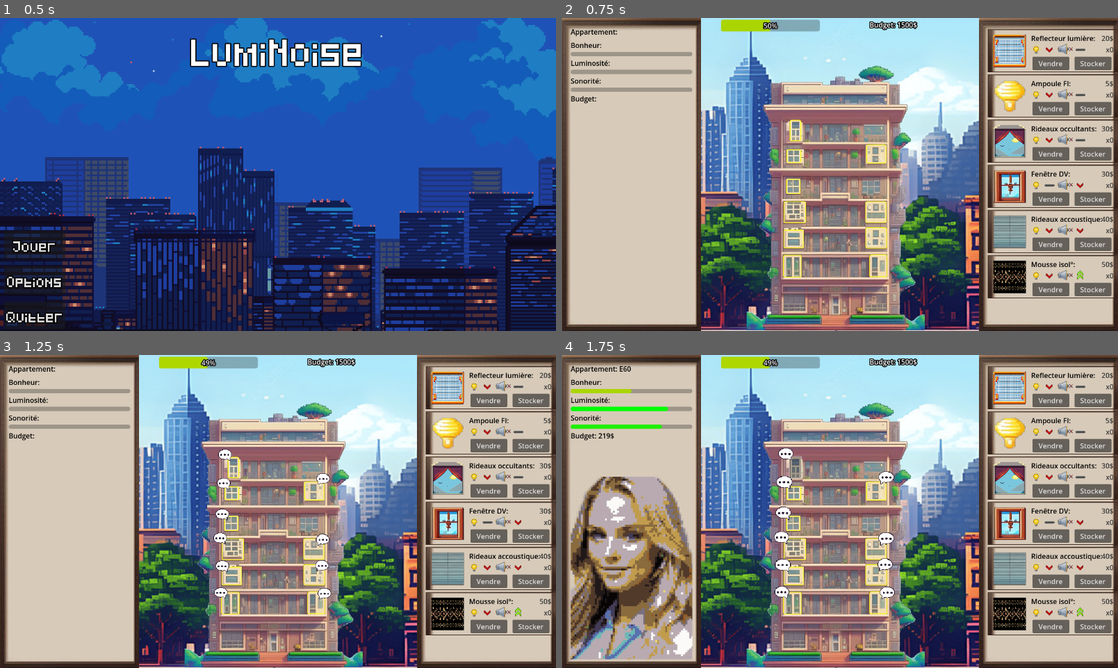
Above: before the commit, frames 1-4 (two rows, left to right).
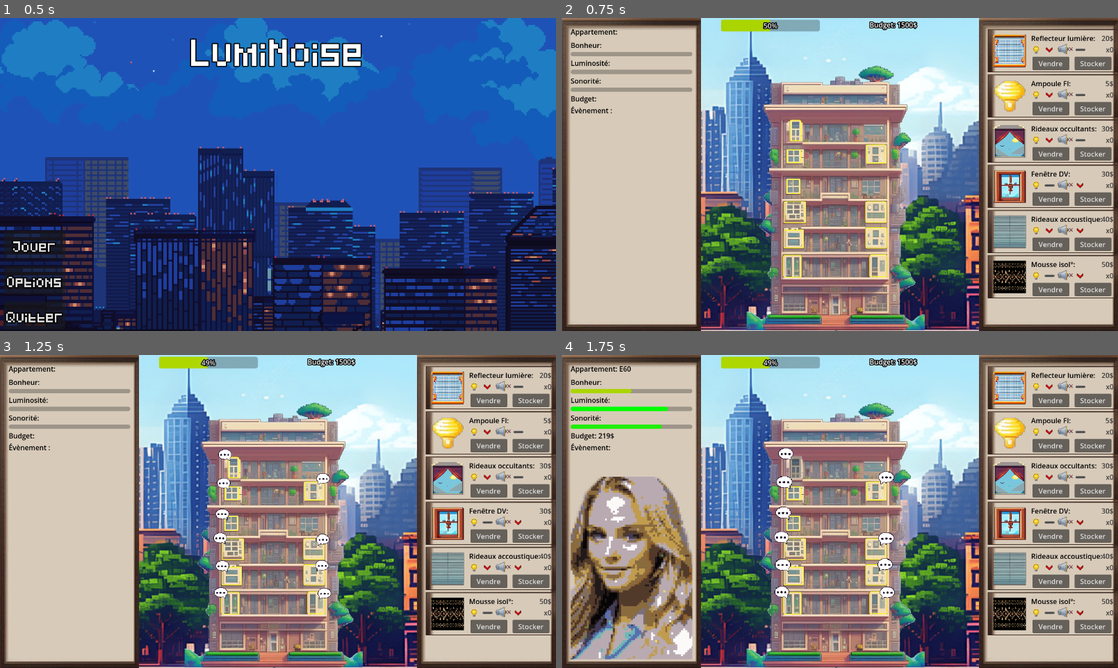
Above: after the commit, the same moments.

Repository: Ranger1986/jeuserieux
Game: Godot game, scene res://Scene/menu.tscn
The game is run twice, just before and just after one commit, with the same random seed, the same clock (stepped at 60 frames per second) and the same inputs.
Inputs (mouse positions are in pixels of both pictures, inside the frame that each line leads up to):
- Up to frame 1 (0.5 s): no input
- Up to frame 2 (0.75 s): click "Jouer" at 0.5 s
- Up to frame 3 (1.25 s): no input
- Up to frame 4 (1.75 s): click (795, 467) at 1.25 s

Frame 1 is identical in both runs. In frame 2, 0.1% of the frame differs, in the area x 1-94%, y 28-84%; in frame 3, 0.1%; in frame 4, 0.1%.

Commit message:
Ajout des events aléatoires

Diff:
--- a/Scene/main_frame.tscn
+++ b/Scene/main_frame.tscn
@@ -117,6 +117,11 @@
 text = "Budget:"
 label_settings = ExtResource("5_4k1jm")
 
+[node name="EventLabel" type="Label" parent="FoyerDisplay/FoyerContainer"]
+layout_mode = 2
+text = "Évènement :"
+label_settings = ExtResource("5_4k1jm")
+
 [node name="ImgHab" type="TextureRect" parent="FoyerDisplay/FoyerContainer"]
 layout_mode = 2
 size_flags_vertical = 10
--- a/Scripts/foyer.gd
+++ b/Scripts/foyer.gd
@@ -14,6 +14,7 @@
 var son : float
 var budget
 var image : ImageTexture
+var event_message = ""
 
 var items: Array
 static var foyer_cible : Foyer
@@ -23,11 +24,12 @@
 var valeurDecrBonheur = 0.00005 # en %
 var bonheur_timer: Timer
 
-var incrbudget: float = 15.
+var incrbudget: float = 30.
 var incrArgentHabitant = 100
 var budget_timer: Timer
 
-# Called when the node enters the scene tree for the first time.
+var alea_timer: Timer
+
 func _ready() -> void:
 	bonheur_timer = Timer.new()
 	bonheur_timer.wait_time = decrbonheur
@@ -39,11 +41,20 @@
 	budget_timer.one_shot = false
 	budget_timer.connect("timeout", Callable(self, "_on_budget_timer_timeout"))
 
+	alea_timer = Timer.new()
+	# en même temps que lorsque les habitants reçoivent l'argent
+	alea_timer.wait_time = incrbudget
+	alea_timer.one_shot = false
+	alea_timer.connect("timeout", Callable(self, "_on_alea_timer_timeout"))
+
 	add_child(bonheur_timer)
 	bonheur_timer.start()
 
 	add_child(budget_timer)
 	budget_timer.start()
+
+	add_child(alea_timer)
+	alea_timer.start()
 
 	bonheur = 50
 	luminosite = 50 + randi() % 41
@@ -63,6 +74,44 @@
 
 func _on_budget_timer_timeout() -> void:
 	budget = budget + randi_range(0, 15)
+
+func _on_alea_timer_timeout() -> void:
+	var event_type = randi() % 3  # 0 pour lumière, 1 pour bruit, 2 pour les deux
+	var incr = randf_range(0, 10)
+	var event_label : Label
+
+	match event_type:
+		0:
+			# MAJ luminosité - sources de lumière variées
+			luminosite = clamp(luminosite + incr, 0, 100)
+			var light_events = [
+				"L'ampadaire clignote  \ndans la rue, augmentant légèrement \nla luminosité",
+				"Les voisins allument \nun projecteur, baignant la pièce \ndans une lumière vive",
+				"Une enseigne néon à \nl'extérieur brille intensément, \néclairant votre appartement"
+			]
+			event_message = light_events[randi() % light_events.size()] + " \n" + "Conséquences : +" + String("%.2f" % incr) + " de luminosité"
+
+		1:
+			# MAJ bruit - sources de bruit diverses
+			son = clamp(son + incr, 0, 100)
+			var noise_events = [
+				"Les travaux bruyants \ndans la rue perturbent le silence",
+				"Un camion poubelle \npasse en faisant un bruit \nassourdissant",
+				"Les voisins organisent \nune fête bruyante dans leur \nappartement"
+			]
+			event_message = noise_events[randi() % noise_events.size()] + " \n" + "Conséquences : +" + String("%.2f" % incr) + " de bruit"
+
+		2:
+			# MAJ luminosité et bruit - événements combinés
+			luminosite = clamp(luminosite + incr, 0, 100)
+			son = clamp(son - incr, 0, 100)
+			var combined_events = [
+				"Une voiture passe avec \nles phares allumés \net la musique à fond",
+				"Un éclair illumine \nbrièvement le ciel, suivi d'un \ngrondement de tonnerre",
+				"Les ouvriers installent \nde nouvelles lampes en faisant \nbeaucoup de bruit"
+			]
+			event_message = combined_events[randi() % combined_events.size()] + " \n" + "Conséquences : +" + String("%.2f" % incr) + " de lumière et \nde bruit"
+
 
 func _process(delta: float) -> void:
 
--- a/Scripts/start.gd
+++ b/Scripts/start.gd
@@ -44,6 +44,8 @@
 	find_child("SonBar").value = foyer.son
 	find_child("BudLabel").text="Budget: " + str(foyer.budget) +"$"
 	find_child("ImgHab").texture = foyer.image
+	find_child("EventLabel").text = "Évènement: " + str(foyer.event_message)
+
 func _process(_delta: float) -> void:
 	budget_player_label.text = "Budget: " + str(budget_player) + "$"
 	bonheur_bar.value=Foyer.get_bonheur_moyen()
--- a/items.json
+++ b/items.json
@@ -53,8 +53,8 @@
 	"id": 5,
 	"nom": "Mousse isol°",
 	"imgPath": "res://Assets/mi.png",
-	"lumProt": 5,
-	"noiseProt": -23,
+	"lumProt": 0,
+	"noiseProt": 6,
 	"priceStock": 50,
 	"stock": 0,
 	"hide": false
